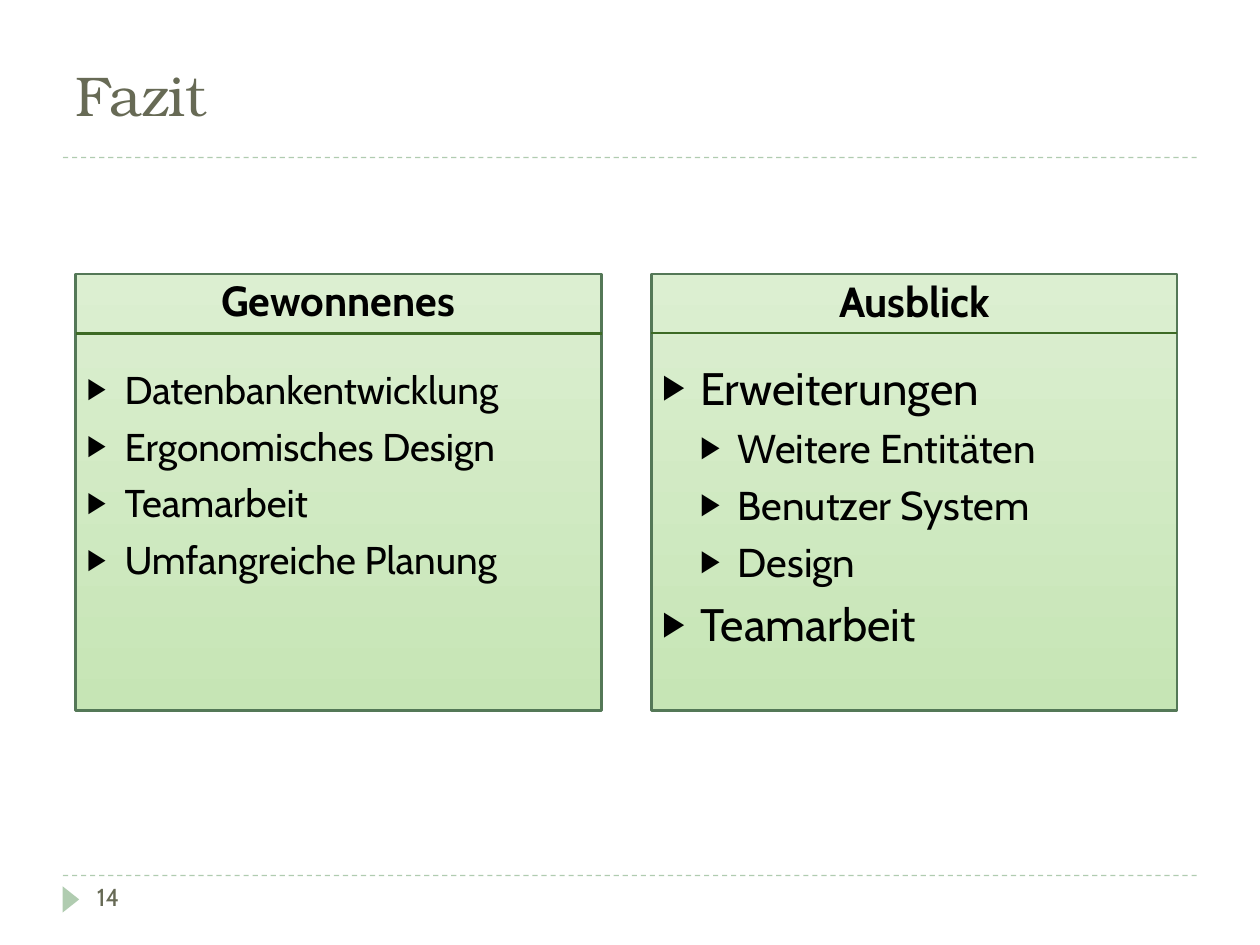
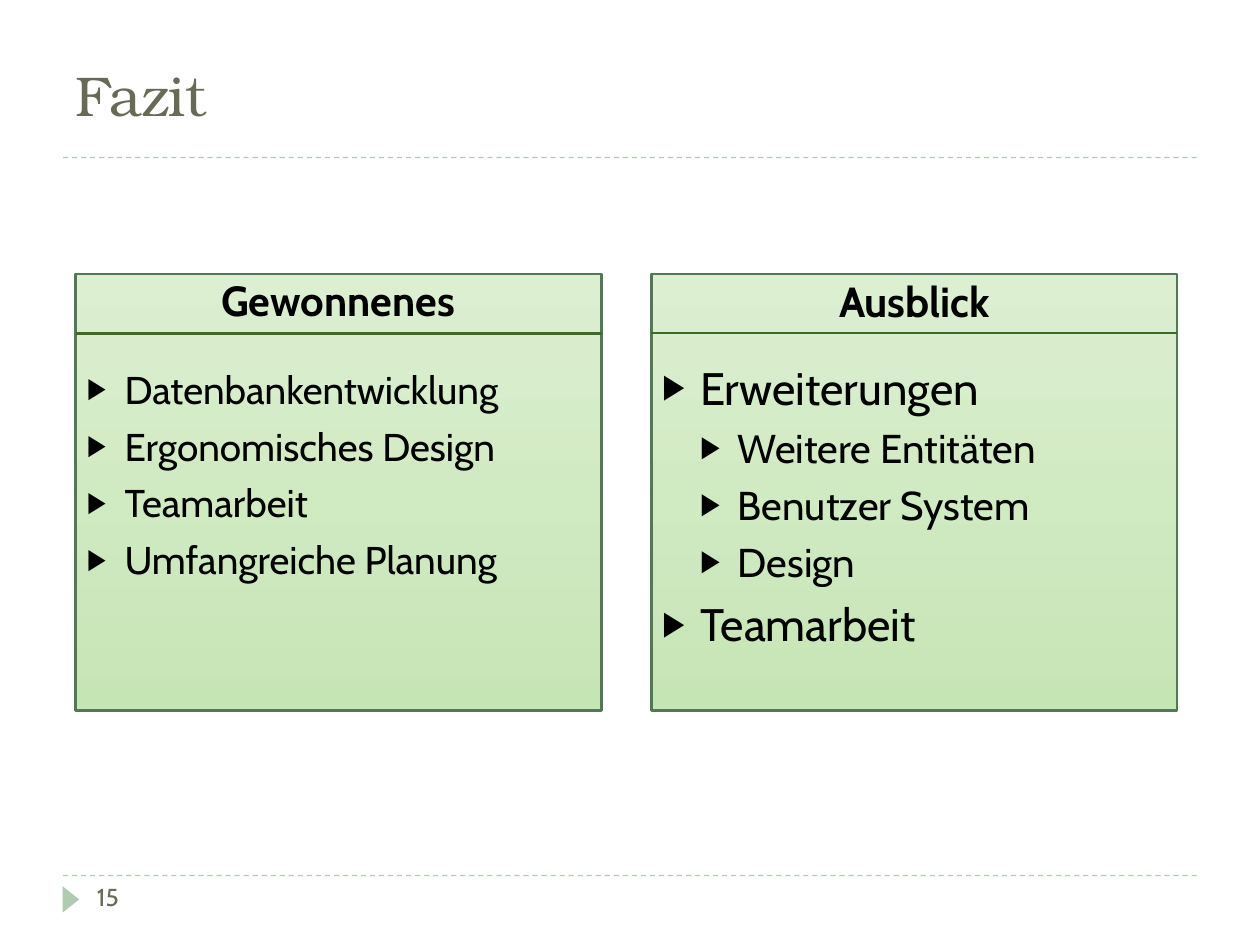
Before and after one commit to DarksideCode/Inventory-Management-System, a slide deck: slide 16 of Doku/Präsentation.pptx (slide 15 before the commit). Drawn at 1260x945 pixels with LibreOffice and Linux fonts; fonts in the diff are those of the drawing. Boxes give left, top, right and bottom in pixels: in the first picture for what was removed or moved away, otherwise in the second. Text is boxed around its words. In the diff, an @@ line names an element or a change of style, - is before the commit and + after.

```diff
--- a/Doku/Präsentation.pptx
+++ b/Doku/Präsentation.pptx
@@ text at [97, 889, 119, 907]: text changed @@
-14
+15
```
Also in this commit, not shown: 8 other slides changed, 2 slides added, 2 other files.
